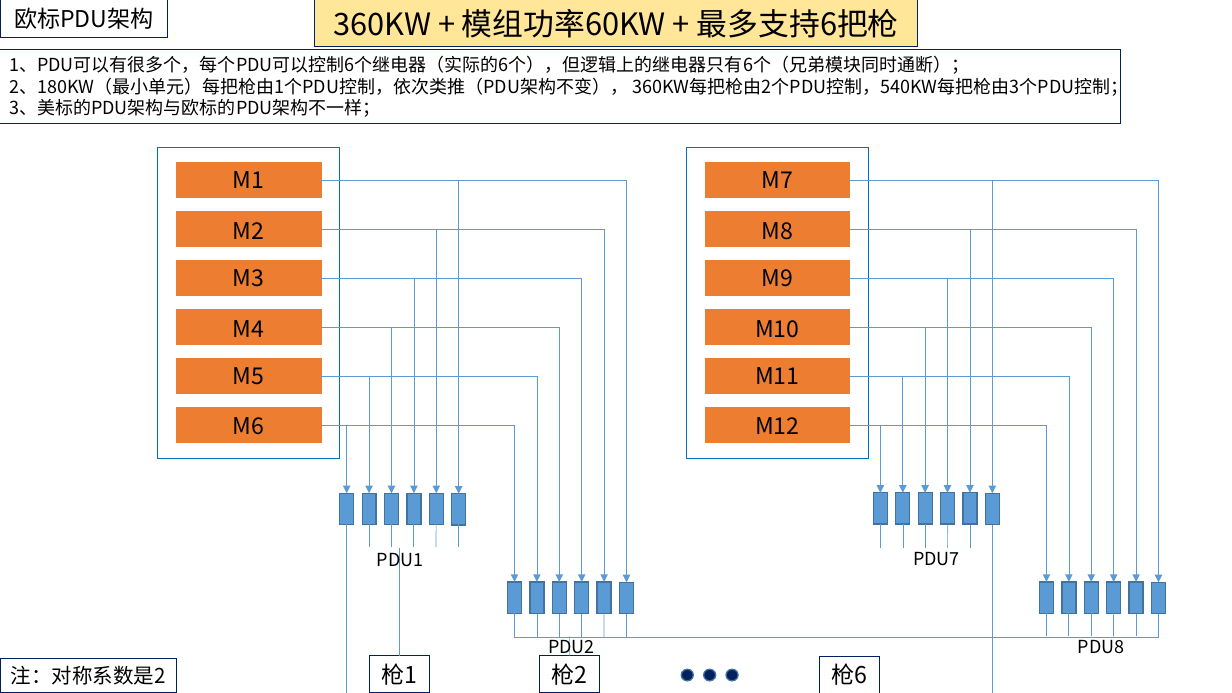
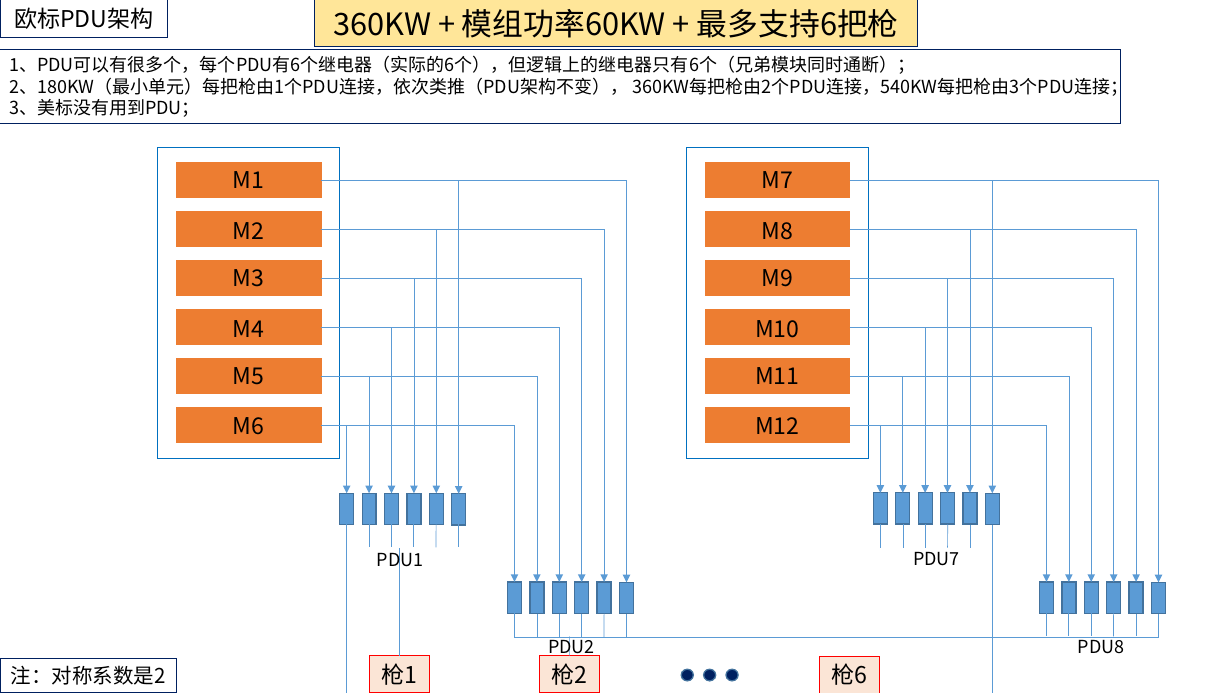
Before and after one commit to HaimanLiao/Some_Backup, a slide deck: slide 10 of tmp_PPT.pptx. Drawn at 1232x693 pixels with LibreOffice and Linux fonts; fonts in the diff are those of the drawing. Boxes give left, top, right and bottom in pixels: in the first picture for what was removed or moved away, otherwise in the second. Text is boxed around its words. In the diff, an @@ line names an element or a change of style, - is before the commit and + after.

```diff
--- a/tmp_PPT.pptx
+++ b/tmp_PPT.pptx
@@ text in rectangle at (x1=9, y1=55, x2=1128, y2=117): text changed @@
-1、PDU可以有很多个，每个PDU可以控制6个继电器（实际的6个），但逻辑上的继电器只有6个（兄弟模块同时通断）；
-2、180KW（最小单元）每把枪由1个PDU控制，依次类推（PDU架构不变）， 360KW每把枪由2个PDU控制，540KW每把枪由3个PDU控制；
-3、美标的PDU架构与欧标的PDU架构不一样；
+1、PDU可以有很多个，每个PDU有6个继电器（实际的6个），但逻辑上的继电器只有6个（兄弟模块同时通断）；
+2、180KW（最小单元）每把枪由1个PDU连接，依次类推（PDU架构不变）， 360KW每把枪由2个PDU连接，540KW每把枪由3个PDU连接；
+3、美标没有用到PDU；
@@ fill none to #FBE5D6; outline #002060 0.75 pt to #FF0000 0.75 pt in 3 elements at (x1=369, y1=656, x2=429, y2=693), (x1=540, y1=656, x2=600, y2=693), (x1=820, y1=656, x2=880, y2=693) @@
```
Also in this commit, not shown: 1 other slide changed, 2 slides added, 1 other file.
